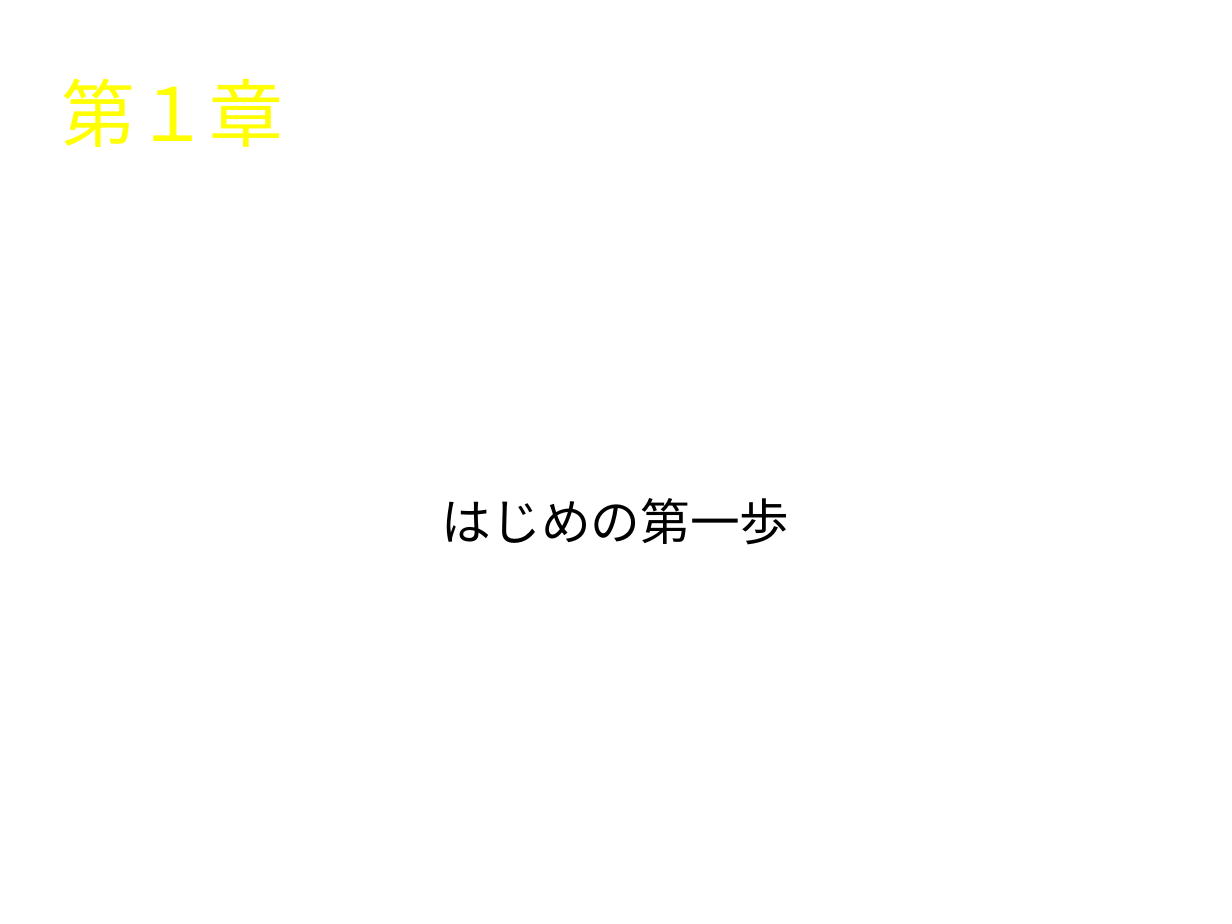
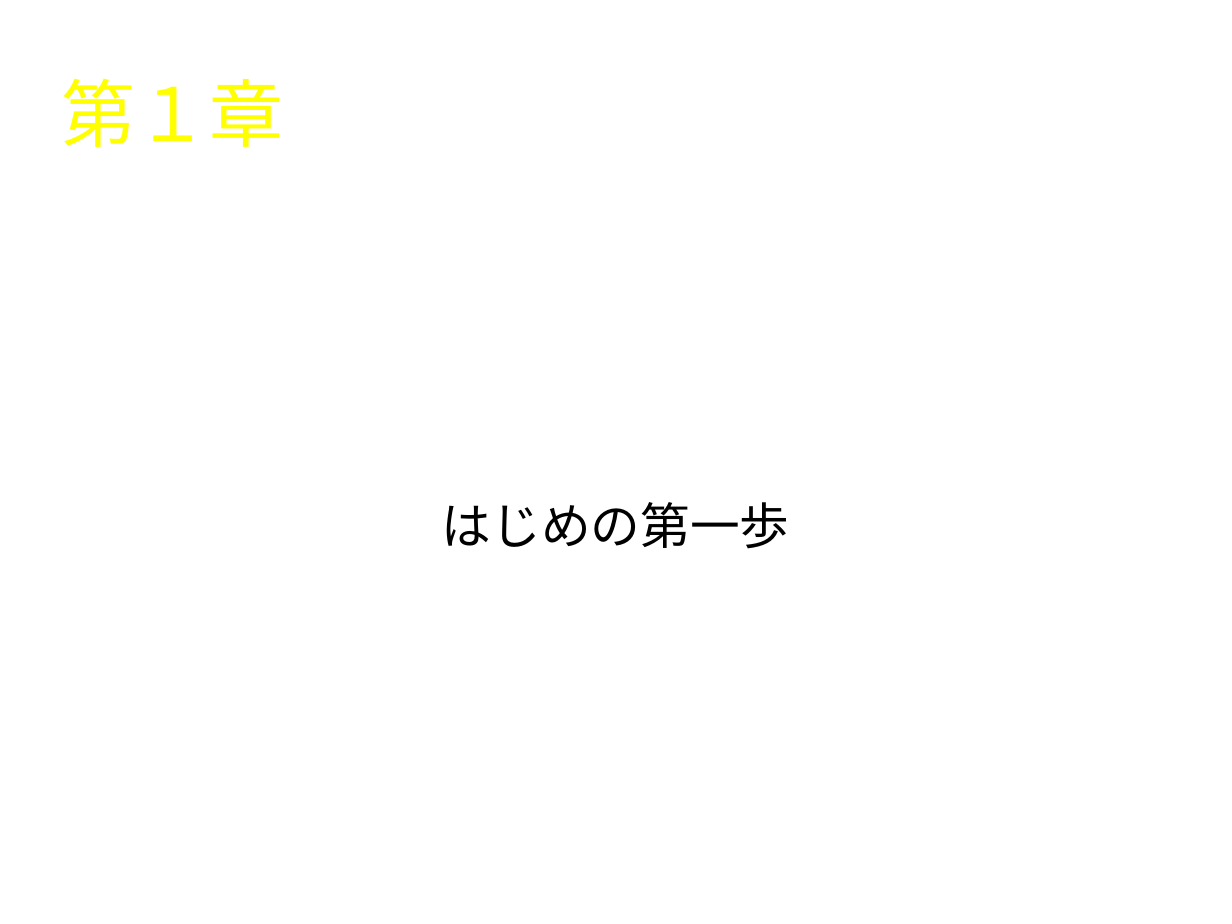
Before and after one commit to naruoga/LYaHfGGreadingMIS, a slide deck: slide 4 of 201310/LYaHfGG1.odp. Drawn at 1232x924 pixels with LibreOffice and Linux fonts; fonts in the diff are those of the drawing; background and template pictures are left out. Boxes give left, top, right and bottom in pixels: in the first picture for what was removed or moved away, otherwise in the second. Text is boxed around its words. In the diff, an @@ line names an element or a change of style, - is before the commit and + after.

```diff
--- a/201310/LYaHfGG1.odp
+++ b/201310/LYaHfGG1.odp
@@ subtitle "はじめの第一歩": place and size @@
-subtitle "はじめの第一歩" at [442, 498, 790, 545]
+subtitle "はじめの第一歩" at [442, 502, 790, 549]
```
Also in this commit, not shown: 12 other slides changed, 1 slide added.
